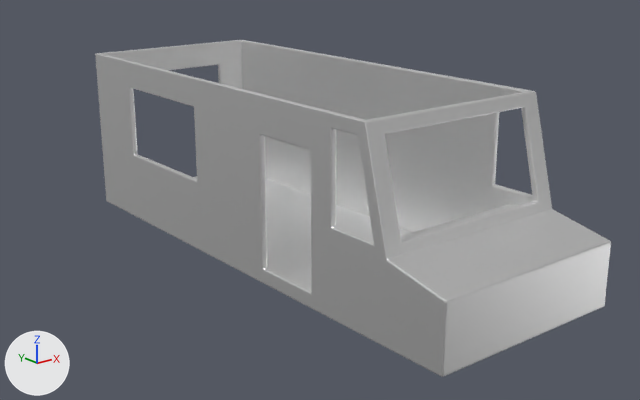
One commit to the FBX model Assets/Models/FoodTruck/FoodTruck.fbx: the scene before it, then after it.
One viewpoint serves both versions: a 50 mm camera at (-10.47, -13.89, 6.23) aimed at (-0.46, -1.38, 1.23). Arrows for +X, +Y and +Z are at lower left; the lights stay in place. The picture after the commit comes second. Vertices at exactly the same position are counted once.

The first picture shows 'FoodTruck'.
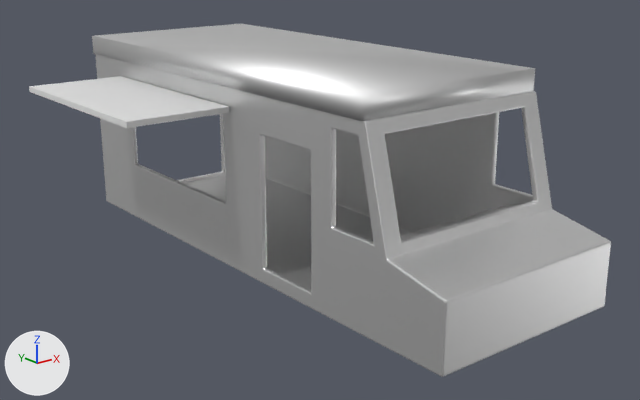
The newer file is also turned or shifted as a whole; pictures and numbers use the older file's frame.

Pixel boxes [x1, y1, x2, y2] of what changed, in the pictures (640 x 400 px; the box of a moved part takes in the faces that stretch with it):
'FoodTruck', reshaped: before [95, 40, 611, 377]; after [95, 54, 611, 377]
'Roof', added: after [92, 24, 535, 121]
'Cube', added: after [29, 76, 229, 128]
part 1 of me_cube_002, moved or reshaped: before [95, 54, 386, 346]; after [96, 54, 387, 346]

What the commit changed:
Material 'Material.003' (mat_material_003) is new.
Its base color is (0.8, 0.8, 0.8) (white #e7e7e7).
me_cube_002 has 538 vertices, 502 faces and spans x -1.98..1.98, y -6.08..4.75, z 0.0..3.45.
me_cube_002 is used by ob_foodtruck; location (0.0, 0.0, 0.0).
me_cube_002 part 1: all 56 vertices in x -1.98..-1.87, y 0.54..3.21, z 1.41..2.91 are scaled about their middle by (0.969, 1.39, 1.24), then moved by (0.0, -0.51, -0.03).
Mesh me_cube_007 is new.
It is a box spanning x -1.98..1.98, y -4.33..4.72, z 3.44..3.83.
It uses material mat_material_001.
Mesh me_cube_005 is new.
It is a box spanning x -3.85..-1.85, y -0.78..3.43, z 2.99..3.1.
It uses material mat_material_003 (white #e7e7e7).
Object 'Roof' (ob_roof) is new; it shows me_cube_007.
Its location is (-0.03, 0.04, 0.01).
Object 'Cube' (ob_cube) is new; it shows me_cube_005.
Its location is (-0.15, 0.04, 0.01).
